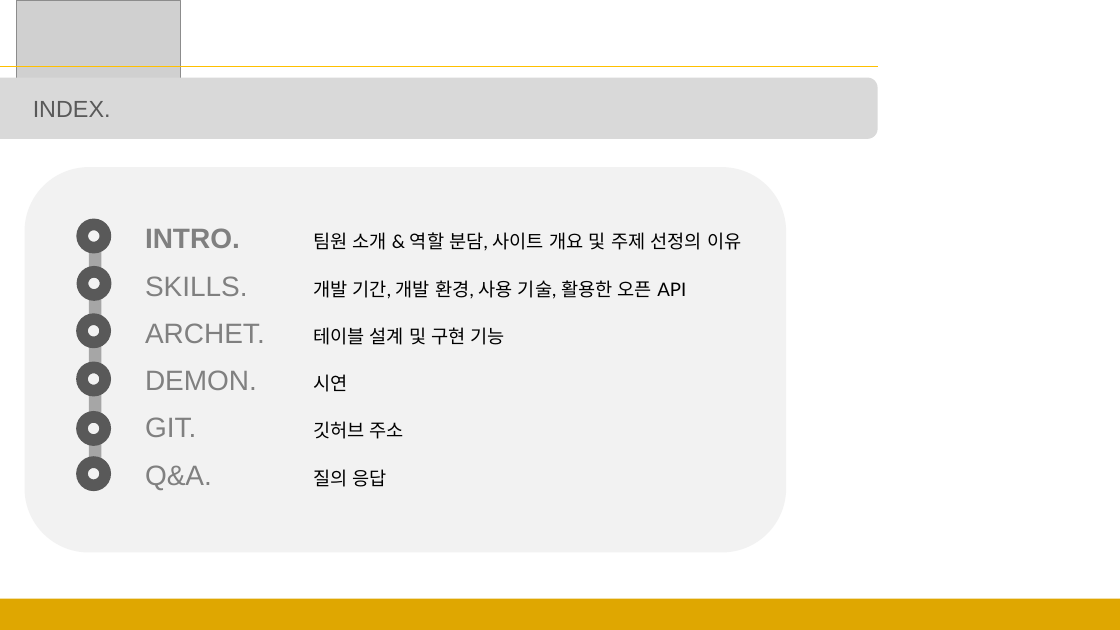
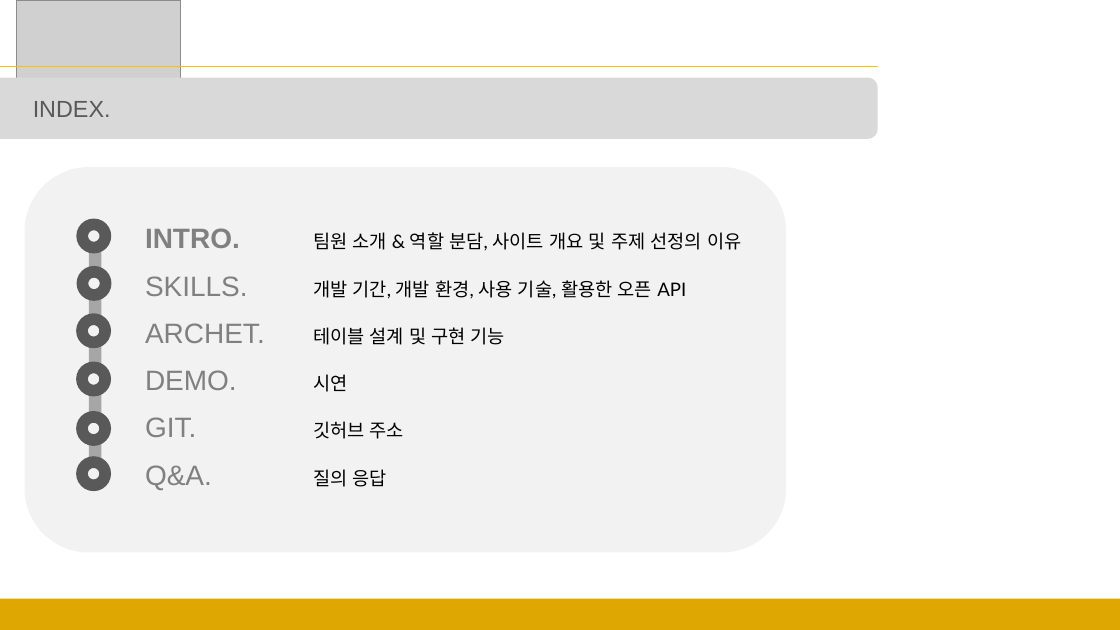
Before and after one commit to sgyoung96/Petmily, a slide deck: slide 2 of docs/발표.pptx. Drawn at 1120x630 pixels with LibreOffice and Linux fonts; fonts in the diff are those of the drawing; grey boxes stand for pictures. Boxes give left, top, right and bottom in pixels: in the first picture for what was removed or moved away, otherwise in the second. Text is boxed around its words. In the diff, an @@ line names an element or a change of style, - is before the commit and + after.

```diff
--- a/docs/발표.pptx
+++ b/docs/발표.pptx
@@ text at (145,370,347,392): text changed @@
-DEMON. 시연
+DEMO. 시연
```
Also in this commit, not shown: 1 other slide changed, 1 other file.
